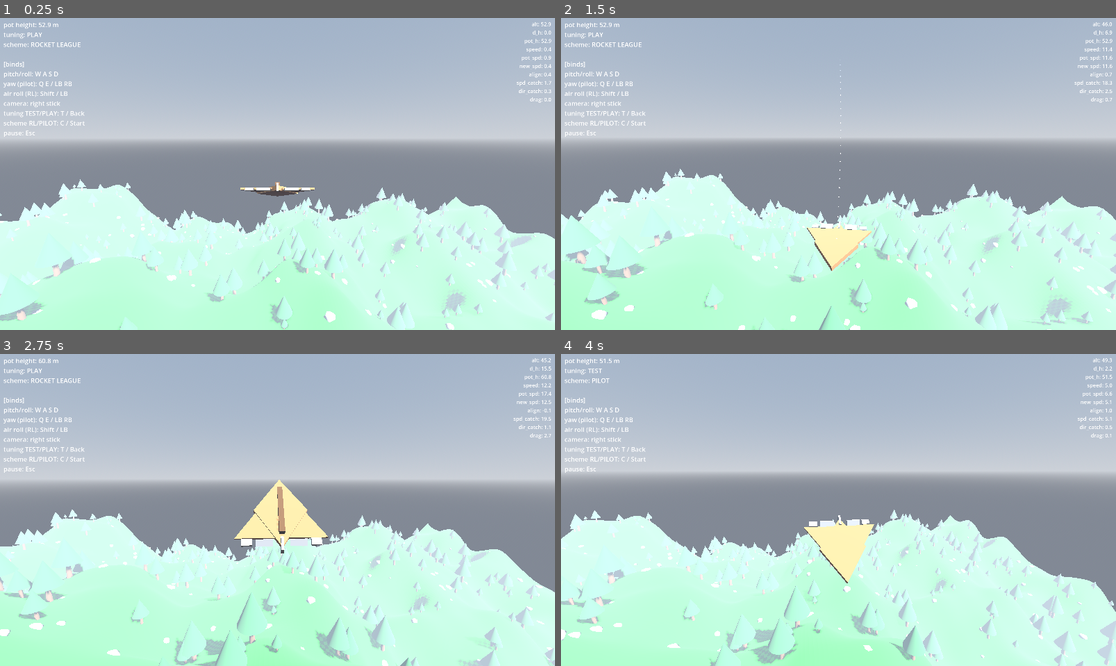
Above: before the commit, frames 1-4 (two rows, left to right).
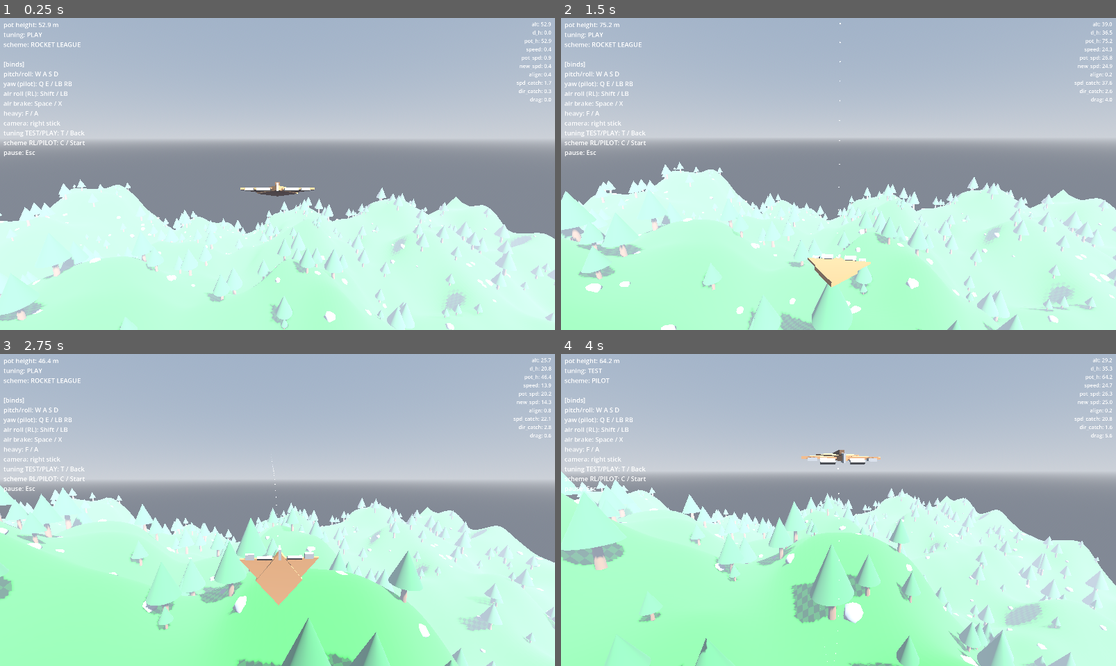
Above: after the commit, the same moments.

Repository: westonkelliher/glider
Game: Godot game, scene res://scenes/main.tscn
Same seed, same stepped clock (60 frames per second), same inputs: the game is played once before the commit and once after it.
Inputs (mouse positions are in pixels of both pictures, inside the frame that each line leads up to):
- Up to frame 1 (0.25 s): no input
- Up to frame 2 (1.5 s): tap Enter at 0.5 s; move the mouse to (866, 174) at 0.52 s; hold F (heavy, bound only after the commit) 0.53-1.28 s; hold W (move_forward) from 0.53 s (still down); move the mouse to (810, 174) at 1.27 s; tap Shift (air_roll) at 1.35 s
- Up to frame 3 (2.75 s): keep holding W (move_forward); tap F (heavy, bound only after the commit) at 1.55, 2.3 s; move the mouse to (288, 503) at 2.02 s; hold Ctrl (boost) from 2.03 s (still down)
- Up to frame 4 (4 s): keep holding W (move_forward); move the mouse to (832, 516) at 2.77 s; release Ctrl (boost) at 2.78 s; tap C (toggle_scheme) at 2.85 s; tap F (heavy, bound only after the commit) at 3.05, 3.8 s; move the mouse to (877, 513) at 3.52 s; hold T (toggle_tuning) from 3.53 s (still down)

The runs differ from the first frame. In frame 1, 0.4% of the frame differs, in the area x 0-16%, y 26-45%; in frame 2, 11%; in frame 3, 34%; in frame 4, 36%, in the area x 0-100%, y 1-100%.

Commit message:
Heavy is pure ballistic on its own binding (F / pad A); restore air brake
Co-Authored-By: Claude Fable 5 <noreply@anthropic.com>

Diff:
--- a/project.godot
+++ b/project.godot
@@ -111,6 +111,12 @@
 , Object(InputEventKey,"resource_local_to_scene":false,"resource_name":"","device":-1,"window_id":0,"alt_pressed":false …(186 unchanged characters)…
 ]
 }
+heavy={
+"deadzone": 0.2,
+"events": [Object(InputEventKey,"resource_local_to_scene":false,"resource_name":"","device":-1,"window_id":0,"alt_pressed":false,"shift_pressed":false,"ctrl_pressed":false,"meta_pressed":false,"pressed":false,"keycode":0,"physical_keycode":70,"key_label":0,"unicode":102,"location":0,"echo":false,"script":null)
+, Object(InputEventJoypadButton,"resource_local_to_scene":false,"resource_name":"","device":-1,"button_index":0,"pressure":0.0,"pressed":true,"script":null)
+]
+}
 
 [physics]
 
--- a/scripts/flight_tuning.gd
+++ b/scripts/flight_tuning.gd
@@ -28,11 +28,10 @@
 #
 @export var NOSE_PULL_MULT := 2.0
 
-## Heavy dive (hold air_brake) — Tiny-Wings style altitude-to-speed conversion.
+## Heavy dive (hold heavy) — full-ballistic altitude-to-speed conversion.
 @export var MAX_SPEED := 30.0
 @export var HEAVY_GRAV_MULT := 2.4
-@export var HEAVY_MAX_SPEED := 48.0
-@export var HEAVY_CATCHUP_MULT := 2.5
+@export var HEAVY_MAX_SPEED := 48.0 # pot-speed cap during the post-release grace
 # release boost — pop applied the frame the dive ends
 @export var RELEASE_BOOST_RATIO := 0.12
 @export var RELEASE_BOOST_FLAT := 1.5
@@ -63,7 +62,6 @@
 	t.MAX_SPEED = 32.0
 	t.HEAVY_GRAV_MULT = 2.6
 	t.HEAVY_MAX_SPEED = 52.0
-	t.HEAVY_CATCHUP_MULT = 2.8
 	t.RELEASE_BOOST_RATIO = 0.14
 	t.RELEASE_BOOST_FLAT = 2.0
 	t.RELEASE_LIFT = 3.0
--- a/scripts/glider_body.gd
+++ b/scripts/glider_body.gd
@@ -98,18 +98,16 @@
 	# The smoothed control surfaces drive the craft's rotation about its own
 	# local axes, so control stays relative to the glider's orientation.
 	#
-	## heavy dive — held brake kills friction, tucks the wings (dive posture) and
-	## piles on gravity so altitude converts to speed fast.
+	## air brake — held brake kills friction so the craft drifts on its momentum.
+	## heavy dive — tucks the wings and goes full ballistic.
 	is_heavy = GliderInput.read_heavy()
-	if is_heavy:
+	var braked := GliderInput.read_braked()
+	if braked:
 		air_friction = 0.05
-		pull_in_wings(true)
-		target_scale = 0.78
 	else:
 		air_friction = move_toward(air_friction, 1.0, 200.0 * delta)
-		pull_in_wings(false)
-		target_scale = 1.0
-	var g_eff := G * tuning.HEAVY_GRAV_MULT if is_heavy else G
+	pull_in_wings(braked or is_heavy)
+	target_scale = 0.78 if is_heavy else 1.0
 	#
 	## current values
 	var current_speed := velocity.length()
@@ -130,42 +128,54 @@
 	#
 	#
 	## speeds, directions and velocities from potential (pot) values
-	# pot values
-	if position.y > pot_height && position.y > 2.0:
-		pot_height = position.y
+	release_grace = maxf(0.0, release_grace - delta)
 	var d_h := pot_height - position.y
-	var pot_speed := sqrt(d_h*g_eff*2) # solved for speed in terms of d_h ##########
-	# during the post-release grace the heavy cap still applies, so the launch
-	# carries instead of snapping back to cruise speed
-	release_grace = maxf(0.0, release_grace - delta)
-	var speed_cap := tuning.HEAVY_MAX_SPEED if (is_heavy or release_grace > 0.0) else tuning.MAX_SPEED
-	pot_speed = min(pot_speed, speed_cap)
-	#
-	# new values
-	var pot_speed_catchup := 1.0+tuning.POT_SPEED_CATCHUP_MULT*(0.1+current_speed)
+	var pot_speed := 0.0
+	var new_speed := current_speed
+	var pot_speed_catchup := 0.0
+	var pot_dir_catchup := 0.0
 	if is_heavy:
-		pot_speed_catchup *= tuning.HEAVY_CATCHUP_MULT # speed builds urgently in the dive
-	var new_speed := move_toward(current_speed, pot_speed, pot_speed_catchup * delta)
-	var dir_offset := nose_dir.angle_to(current_dir)
-	var closeness_to_45 := 1.0 - (absf(PI/4.0 - absf(fmod(dir_offset, PI/2.0)))/(PI/4))
-	var pot_dir_catchup := 0.2 + air_friction * tuning.POT_DIR_CATCHUP_MULT * current_speed * sqrt(closeness_to_45)
-	var new_dir := current_dir.move_toward(nose_dir, pot_dir_catchup * delta)# TODO: calculate shortest direct arc from current_dir to pot_dir
-	var new_velocity := new_speed * new_dir + Vector3.UP*0.01
-	#
-	## Nose Pull
-	var nose_pull_r := tuning.NOSE_PULL_MULT * drag_factor * delta
-	nose_pull_r = min(nose_pull_r, nose_dir.angle_to(current_dir)) # dont overshoot
-	var nose_axis := nose_dir.cross(current_dir).normalized()
-	rotate(nose_axis, nose_pull_r)
-	#
-	## Accelerations
-	var a_gravity := g_eff * Vector3.DOWN * delta
-	var a_drag := tuning.DRAG * drag_factor * -velocity.normalized()
-	# Sum
-	var a_total := a_gravity + a_drag
-	#
-	## velocity
-	velocity = new_velocity + a_total
+		## heavy — full ballistic: gravity only, momentum carries, no aero or
+		## energy model; pot_height freezes until the release refill.
+		velocity += G * tuning.HEAVY_GRAV_MULT * Vector3.DOWN * delta
+	else:
+		# pot values
+		if position.y > pot_height && position.y > 2.0:
+			pot_height = position.y
+		d_h = pot_height - position.y
+		pot_speed = sqrt(maxf(0.0, d_h)*G*2) # solved for speed in terms of d_h ##########
+		# during the post-release grace the heavy cap still applies, so the launch
+		# carries instead of snapping back to cruise speed
+		var speed_cap := tuning.HEAVY_MAX_SPEED if release_grace > 0.0 else tuning.MAX_SPEED
+		pot_speed = min(pot_speed, speed_cap)
+		#
+		# new values
+		pot_speed_catchup = 1.0+tuning.POT_SPEED_CATCHUP_MULT*(0.1+current_speed)
+		new_speed = move_toward(current_speed, pot_speed, pot_speed_catchup * delta)
+		var dir_offset := nose_dir.angle_to(current_dir)
+		var closeness_to_45 := 1.0 - (absf(PI/4.0 - absf(fmod(dir_offset, PI/2.0)))/(PI/4))
+		pot_dir_catchup = 0.2 + air_friction * tuning.POT_DIR_CATCHUP_MULT * current_speed * sqrt(closeness_to_45)
+		var new_dir := current_dir.move_toward(nose_dir, pot_dir_catchup * delta)# TODO: calculate shortest direct arc from current_dir to pot_dir
+		var new_velocity := new_speed * new_dir + Vector3.UP*0.01
+		#
+		## Nose Pull
+		var nose_pull_r := tuning.NOSE_PULL_MULT * drag_factor * delta
+		nose_pull_r = min(nose_pull_r, nose_dir.angle_to(current_dir)) # dont overshoot
+		var nose_axis := nose_dir.cross(current_dir).normalized()
+		rotate(nose_axis, nose_pull_r)
+		#
+		## Accelerations
+		var a_gravity := G * Vector3.DOWN * delta
+		var a_drag := tuning.DRAG * drag_factor * -velocity.normalized()
+		#
+		## velocity
+		velocity = new_velocity + a_gravity + a_drag
+		#
+		# reduce pot_height towards low speed:
+		var d_h_2 := pow(velocity.length(), 2)/(G*2.0)
+		var dhd := absf(d_h - d_h_2)
+		var reduction_speed := 2.2 * pow(dhd, 1.2)
+		pot_height = move_toward(pot_height, position.y + d_h_2, reduction_speed * delta)
 
 	## Release boost — Tiny-Wings pop the frame the dive ends.
 	if was_heavy and not is_heavy:
@@ -181,12 +191,6 @@
 		pot_height = maxf(pot_height, position.y + pow(velocity.length(), 2) / (2.0 * G))
 		release_grace = 1.2
 	was_heavy = is_heavy
-
-	# reduce pot_height towards low speed (heavy G while diving, else dives mint energy):
-	var d_h_2 := pow(velocity.length(), 2)/(g_eff*2.0)
-	var dhd := absf(d_h - d_h_2)
-	var reduction_speed := 2.2 * pow(dhd, 1.2)
-	pot_height = move_toward(pot_height, position.y + d_h_2, reduction_speed * delta)
 
 	if Input.is_action_pressed("boost"):
 		pot_height += 30.0 * delta
--- a/scripts/glider_input.gd
+++ b/scripts/glider_input.gd
@@ -30,8 +30,12 @@
 		yaw = Input.get_axis("yaw_left", "yaw_right")
 	return Vector3(pitch, roll, yaw)
 
+static func read_braked() -> bool:
+	return Input.is_action_pressed("air_brake")
+
+
 static func read_heavy() -> bool:
-	return Input.is_action_pressed("air_brake")
+	return Input.is_action_pressed("heavy")
 
 
 static func name_of(scheme: Scheme) -> String:
--- a/scripts/hud.gd
+++ b/scripts/hud.gd
@@ -7,6 +7,8 @@
 	+ "pitch/roll: W A S D\n" \
 	+ "yaw (pilot): Q E / LB RB\n" \
 	+ "air roll (RL): Shift / LB\n" \
+	+ "air brake: Space / X\n" \
+	+ "heavy: F / A\n" \
 	+ "camera: right stick\n" \
 	+ "tuning TEST/PLAY: T / Back\n" \
 	+ "scheme RL/PILOT: C / Start\n" \
